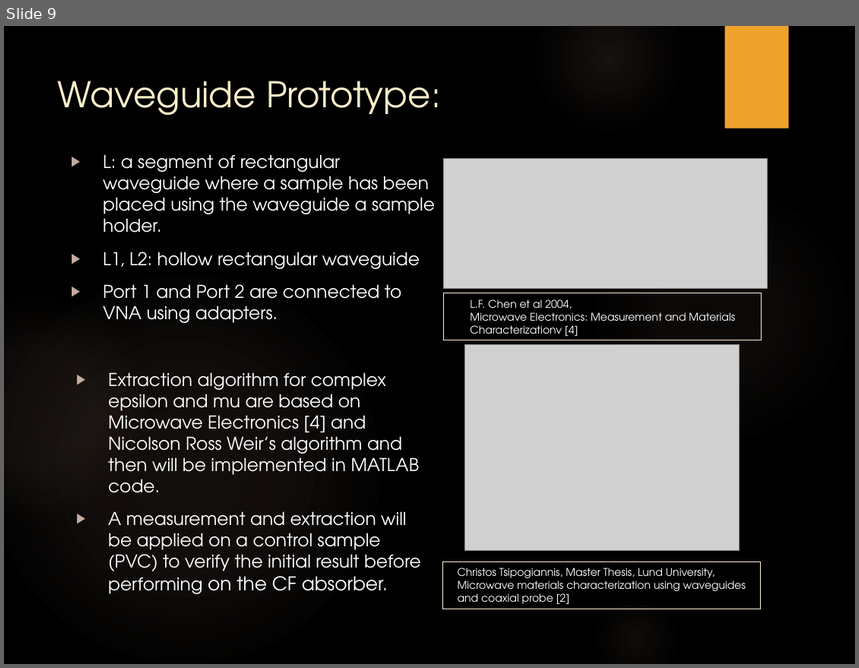
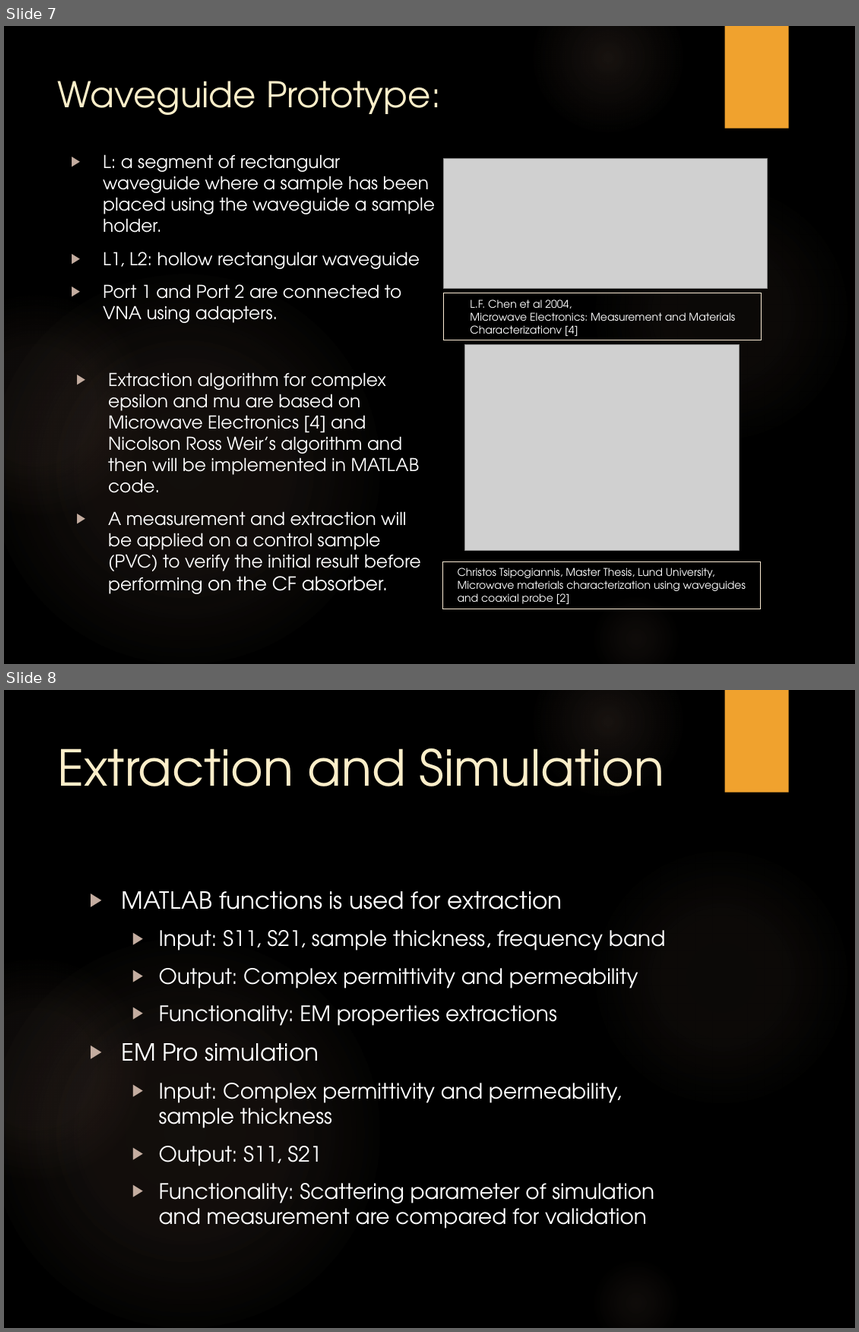
Before and after one commit to trankhiemha/ECE412-413-Capstone-Project-N3, a slide deck: Capstone project proposal presentation.pptx. Shown one above the other, each under a label of ours: slide 9 before the commit, slides 7 and 8 after it. The pictures are 859x668 and 859x1332 pixels, drawn with LibreOffice and Linux fonts; fonts in the diff are those of the drawing; grey boxes stand for pictures; background and template pictures are left out. Boxes give left, top, right and bottom in pixels: in the first picture for what was removed or moved away, otherwise in the second. Text is boxed around its words. In the diff, an @@ line names an element or a change of style, - is before the commit and + after.

```diff
--- a/Capstone project proposal presentation.pptx
+++ b/Capstone project proposal presentation.pptx
@@ slide 8 added at [4,690,855,1328], background picture (left out); not listed: 6 template elements that a slide beside it also shows @@
@@ title added at [58,749,664,787], 42 pt, text #FBEEC9 @@
+Extraction and Simulation
@@ text added at [122,891,665,1229], 18 pt, text #FFFFFF @@
+▶ MATLAB functions is used for extraction
+  ▶ Input: S11, S21, sample thickness, frequency band
+  ▶ Output: Complex permittivity and permeability
+  ▶ Functionality: EM properties extractions
+▶ EM Pro simulation
+  ▶ Input: Complex permittivity and permeability, sample thickness
+  ▶ Output: S11, S21
+  ▶ Functionality: Scattering parameter of simulation and measurement are compared for validation
@@ what was slide 9 is now slide 7 @@
```
Also in this commit, not shown: 2 slides changed, 1 slide removed.
